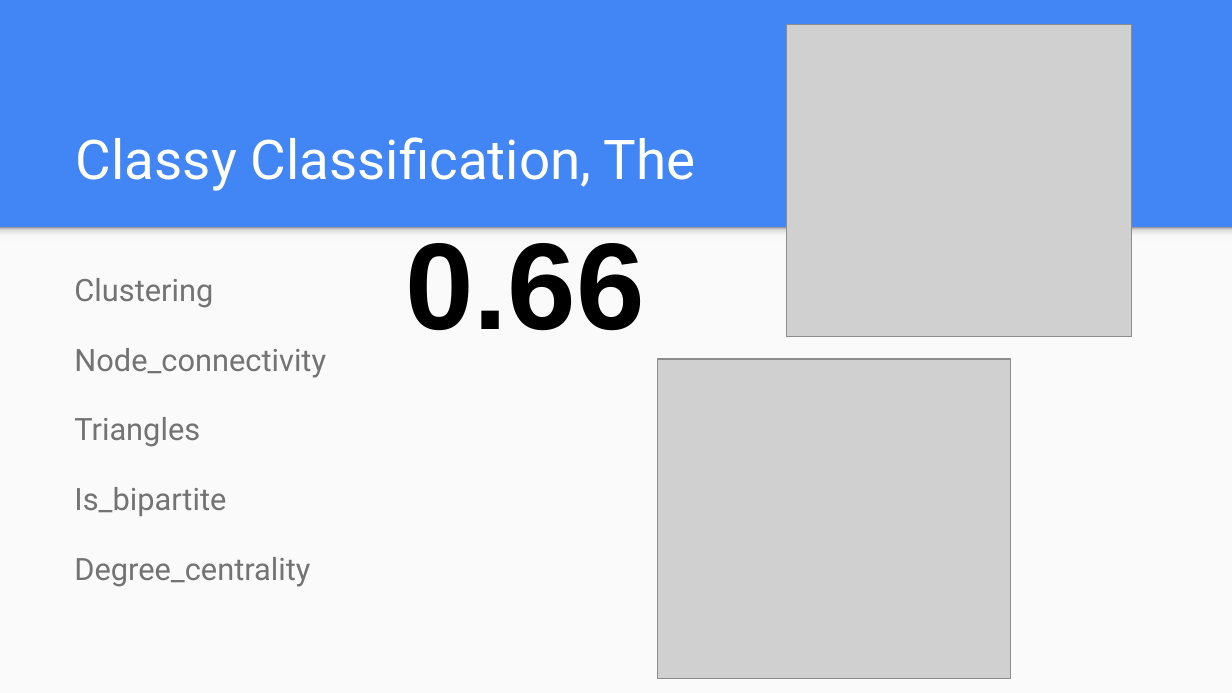
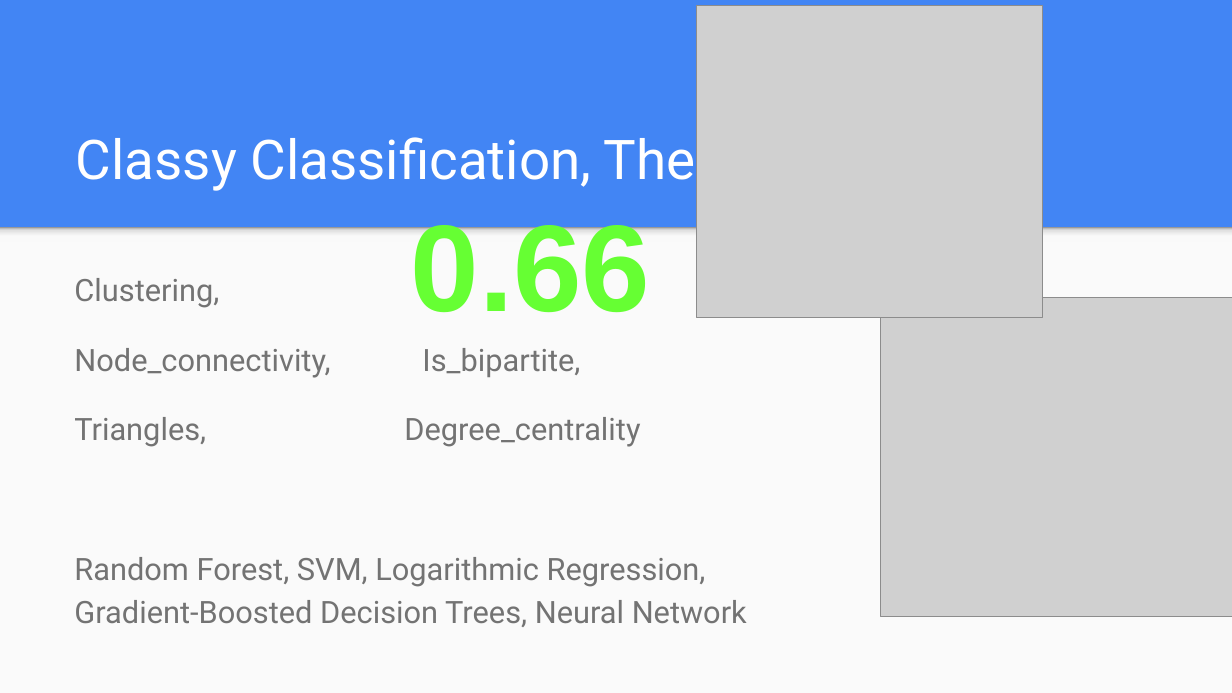
Before and after one commit to wrgr/intersession2018, a slide deck: slide 1 of projects/graphexplorer/submissions/DevinElliotGautam/DevinElliotAndGautamsPresentation.pptx. Drawn at 1232x693 pixels with LibreOffice and Linux fonts; fonts in the diff are those of the drawing; grey boxes stand for pictures. Boxes give left, top, right and bottom in pixels: in the first picture for what was removed or moved away, otherwise in the second. Text is boxed around its words. In the diff, an @@ line names an element or a change of style, - is before the commit and + after.

```diff
--- a/projects/graphexplorer/submissions/DevinElliotGautam/DevinElliotAndGautamsPresentation.pptx
+++ b/projects/graphexplorer/submissions/DevinElliotGautam/DevinElliotAndGautamsPresentation.pptx
@@ picture: place and size @@
-picture at bbox=[786, 25, 1131, 338]
+picture at bbox=[697, 5, 1042, 318]
@@ text "0.66": place and size @@
-text "0.66" at bbox=[405, 243, 645, 331]
+text "0.66" at bbox=[411, 213, 651, 312]
@@ text "0.66" at bbox=[411, 213, 651, 312]: text colour #000000 to #66FF33 @@
@@ text at bbox=[74, 278, 747, 627]: text changed @@
-Clustering
-Node_connectivity
-Triangles
-Is_bipartite
-Degree_centrality
+Clustering,
+Node_connectivity, Is_bipartite,
+Triangles, Degree_centrality
+Random Forest, SVM, Logarithmic Regression,
+Gradient-Boosted Decision Trees, Neural Network
@@ picture: place and size @@
-picture at bbox=[657, 359, 1009, 678]
+picture at bbox=[881, 297, 1232, 616]
```
